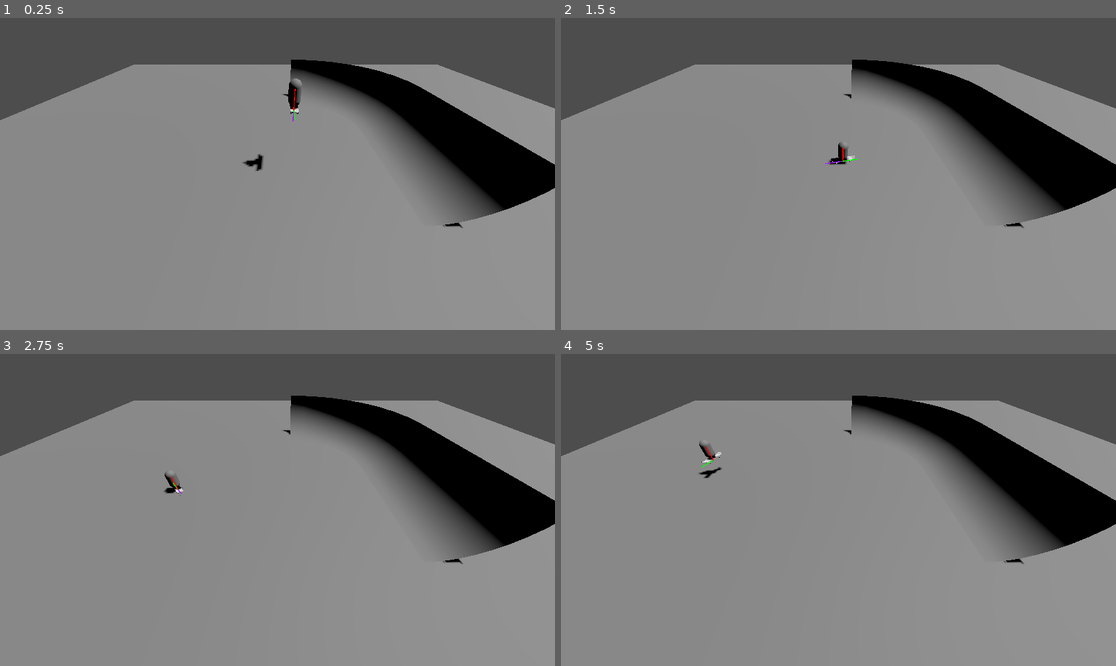
Above: before the commit, frames 1-4 (two rows, left to right).
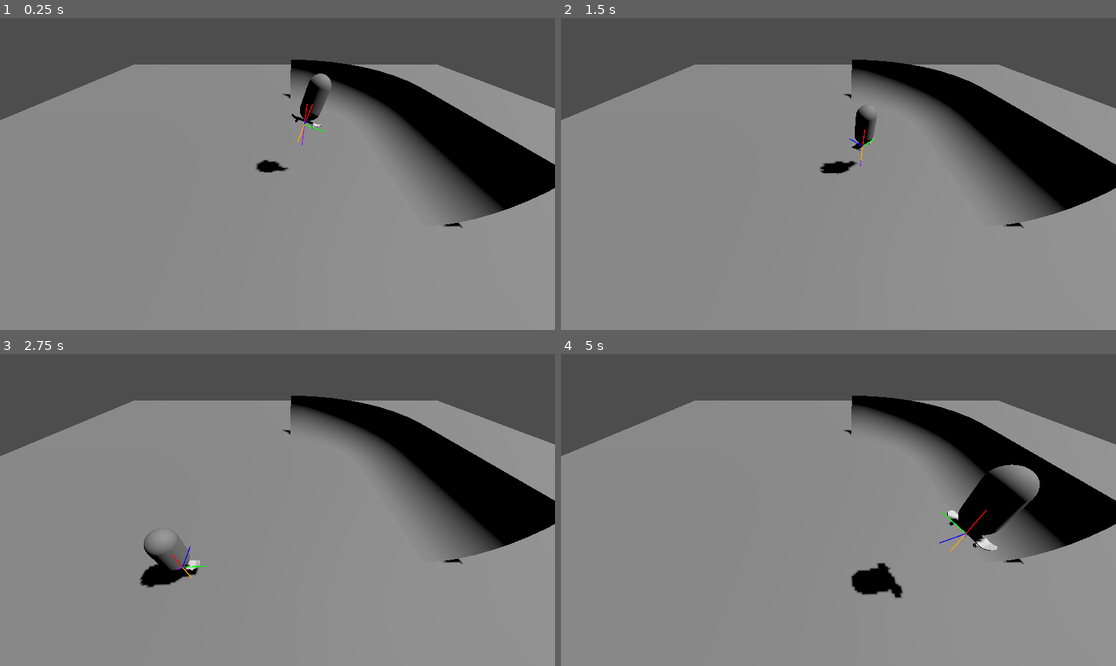
Above: after the commit, the same moments.

Repository: 3deric/GodotSkate
Game: Godot game, scene res://Scenes/testLevel.tscn
Same seed, same stepped clock (60 frames per second), same inputs: the game is played once before the commit and once after it.
Inputs:
- Up to frame 1 (0.25 s): no input
- Up to frame 2 (1.5 s): hold D (Right) 0.53-1.28 s; tap Space (Jump) at 0.77 s; hold S (Backward) from 1.28 s (still down)
- Up to frame 3 (2.75 s): tap Space (Jump) at 1.52 s; release S (Backward) at 2.03 s; hold D (Right) from 2.03 s (still down)
- Up to frame 4 (5 s): release D (Right) at 2.78 s; hold W (Forward) 2.78-3.53 s; tap Space (Jump) at 3.02, 3.77, 4.52 s; hold A (Left) from 3.53 s (still down)

The runs differ from the first frame. In frame 1, 1.0% of the frame differs, in the area x 43-60%, y 17-50%; in frame 2, 0.7%; in frame 3, 1.2%; in frame 4, 3.1%, in the area x 24-87%, y 28-79%.

Commit message:
Trying to build a custom player controller with raycasts

Diff:
--- a/Skategame/Scenes/character.tscn
+++ b/Skategame/Scenes/character.tscn
@@ -1,37 +1,23 @@
-[gd_scene load_steps=4 format=3 uid="uid://jy8gjnk4rgdg"]
+[gd_scene load_steps=4 format=3 uid="uid://bea47kckpvvbw"]
 
-[ext_resource type="PackedScene" uid="uid://h7ks2r24cnfi" path="res://Meshes/skateboard.glb" id="1_oqi3x"]
-
-[sub_resource type="CapsuleShape3D" id="CapsuleShape3D_cl402"]
+[ext_resource type="Script" path="res://Scripts/characterController.gd" id="1_rxnhj"]
+[ext_resource type="PackedScene" uid="uid://h7ks2r24cnfi" path="res://Meshes/skateboard.glb" id="2_gtr4q"]
 
 [sub_resource type="CapsuleMesh" id="CapsuleMesh_gsf53"]
 
-[node name="Character" type="RigidBody3D"]
-axis_lock_angular_x = true
-axis_lock_angular_y = true
-axis_lock_angular_z = true
-gravity_scale = 2.0
-continuous_cd = true
-
-[node name="CollisionShape3D" type="CollisionShape3D" parent="."]
-transform = Transform3D(1, 0, 0, 0, 1, 0, 0, 0, 1, 0, 1, 0)
-shape = SubResource("CapsuleShape3D_cl402")
+[node name="Character" type="Node3D" node_paths=PackedStringArray("floorC")]
+script = ExtResource("1_rxnhj")
+floorC = NodePath("floor_raycast")
 
 [node name="MeshInstance3D" type="MeshInstance3D" parent="."]
-transform = Transform3D(0.6, 0, 0, 0, 0.6, 0, 0, 0, 0.6, 0, 0.816679, 0)
+transform = Transform3D(1, 0, 0, 0, 1, 0, 0, 0, 1, 0, 1.25517, 0)
 mesh = SubResource("CapsuleMesh_gsf53")
 
-[node name="wheelRL" type="RayCast3D" parent="."]
-transform = Transform3D(0.999999, 0, 0, 0, 0.999999, 0, 0, 0, 1, 0.15, 0.1227, -0.421)
+[node name="floor_raycast" type="RayCast3D" parent="."]
+transform = Transform3D(0.999999, 0, 0, 0, 0.999999, 0, 0, 0, 1, 0, 0.595501, 0)
+hit_back_faces = false
+debug_shape_custom_color = Color(0.631373, 0.239216, 0.521569, 1)
+debug_shape_thickness = 1
 
-[node name="wheelRR" type="RayCast3D" parent="."]
-transform = Transform3D(0.999999, 0, 0, 0, 0.999999, 0, 0, 0, 1, -0.15, 0.1227, -0.421)
-
-[node name="skateboard" parent="." instance=ExtResource("1_oqi3x")]
+[node name="skateboard" parent="." instance=ExtResource("2_gtr4q")]
 transform = Transform3D(-4.37114e-08, 0, 1, 0, 1, 0, -1, 0, -4.37114e-08, 0, 0, 0)
-
-[node name="wheelFL" type="RayCast3D" parent="."]
-transform = Transform3D(0.999999, 0, 0, 0, 0.999999, 0, 0, 0, 1, 0.15, 0.1227, 0.431)
-
-[node name="wheelFR" type="RayCast3D" parent="."]
-transform = Transform3D(0.999999, 0, 0, 0, 0.999999, 0, 0, 0, 1, -0.15, 0.1227, 0.431)
--- a/Skategame/Scenes/characterBody3D.tscn
+++ b/Skategame/Scenes/characterBody3D.tscn
@@ -20,6 +20,7 @@
 
 [node name="MeshInstance3D" type="MeshInstance3D" parent="."]
 transform = Transform3D(0.6, 0, 0, 0, 0.6, 0, 0, 0, 0.6, 0, 0.816679, 0)
+layers = 2
 mesh = SubResource("CapsuleMesh_gsf53")
 
 [node name="floor_raycast" type="RayCast3D" parent="."]
--- a/Skategame/Scenes/testLevel.tscn
+++ b/Skategame/Scenes/testLevel.tscn
@@ -2,7 +2,7 @@
 
 [ext_resource type="ArrayMesh" uid="uid://busboldc1hut4" path="res://Meshes/pipe_straight_base_col.obj" id="1_8s6si"]
 [ext_resource type="ArrayMesh" uid="uid://bvonfakadtqro" path="res://Meshes/pipe_curve_base_col.obj" id="2_0h3ri"]
-[ext_resource type="PackedScene" uid="uid://cusyb3btl3nqe" path="res://Scenes/characterBody3D.tscn" id="4_d8v8c"]
+[ext_resource type="PackedScene" uid="uid://bea47kckpvvbw" path="res://Scenes/character.tscn" id="4_7b4x3"]
 [ext_resource type="PackedScene" uid="uid://cctt1un35hyco" path="res://Scenes/debugView.tscn" id="5_cf44f"]
 
 [sub_resource type="PlaneMesh" id="PlaneMesh_wnnvr"]
@@ -72,6 +72,5 @@
 camera = NodePath("../Camera3D")
 player = NodePath("../Character")
 
-[node name="Character" parent="." instance=ExtResource("4_d8v8c")]
-transform = Transform3D(1, 0, 0, 0, 1, 0, 0, 0, 1, -0.531666, 3.57653, -0.540884)
-wall_min_slide_angle = 0.436332
+[node name="Character" parent="." instance=ExtResource("4_7b4x3")]
+transform = Transform3D(0.232275, 0.281324, 0.931077, -0.217301, 0.948072, -0.232249, -0.948066, -0.148378, 0.281346, 0, 3.76068, 0)
--- a/Skategame/Scripts/characterController.gd
+++ b/Skategame/Scripts/characterController.gd
@@ -1,97 +1,70 @@
-extends RigidBody3D
+extends Node3D
 
-const maxVel = 5.0
-const acc = 35.0
-const rot = 1.0
-const jump = 7.0
+const acc = 0.5
+const grav = 0.5
+const jmpAcc = 0.2
+const rot = 10
+
+@export var floorC:RayCast3D = null
 
 var input = Vector3.ZERO
 var dir = Vector3.ZERO
-var floorDist = 10.0
-var fwdVel = 0.0
-var up =  Vector3.UP
-
-var jumping = false
-
-var wheelFR = null
-var wheelFL = null
-var wheelRL = null
-var wheelRR = null
-
-var cameraArm = null
-
-@export var debugView: Control
-
-# Called when the node enters the scene tree for the first time.
-func _ready():
-	wheelFR = get_node("wheelFR")
-	wheelFL = get_node("wheelFL")
-	wheelRL = get_node("wheelRL")
-	wheelRR = get_node("wheelRR")
-
-# Called every frame. 'delta' is the elapsed time since the previous frame.
-func _process(delta):
-	pass
+var vel = Vector3.ZERO
+var isOnFloor = false
+var xForm = null
 
 func _physics_process(delta):
 	_inputHandler()
-	dir = get_global_transform().basis.z
-	fwdVel = _getFwdVelocity(linear_velocity)
-	#floorDist = floorDetector.global_transform.origin.distance_to(floorDetector.get_collision_point())
-	var rotationOffset = 0.0
 
-	floorDist = _floorDist()
+	dir = global_transform.basis
+	if(floorC.is_colliding()):
+		isOnFloor = true
+	else:
+		isOnFloor =false
 
-	if (_isGrounded()):
-		#up = lerp(up,_getUpVector(), delta * 10.0)
-		up = _getUpVector()
-		global_transform.basis = _groundAlign(get_global_transform().basis, up)
-		linear_velocity = _killOrthogonalVelocity(linear_velocity)
-		apply_central_force(dir * acc * input.y)
-		apply_impulse(Vector3.UP * jump * input.z)
-		rotationOffset = remap(clamp(linear_velocity.length(), 0, 25), 0.0, 25.0,0.025, 0.05)
+	if(isOnFloor):
+		xForm = global_transform.basis
+		global_transform.basis = lerp(xForm,_groundAlign(xForm, floorC.get_collision_normal()),  delta * 30)
+		#killing vertical velocity when grounded
+		vel += Vector3.UP * vel.dot(Vector3.DOWN)
+		#rotation input
+		if input .x != 0:
+			rotate_y(input.x * rot * delta * 0.1)
+		#acceleration input and friction
+		if(input.y != 0):
+			vel += xForm.z * input.y * delta * acc
+		else:
+			vel *= 0.95
+
+		#jumping handling
+		if(input.z):
+			vel += Vector3.UP * jmpAcc
+				#killing vertical velocity, when grounded
+
+		vel = _killOrthogonalVelocity(xForm, vel)
+
 	else:
-		rotationOffset = 0.1
+		#rotation input while flying
+		if input .x != 0:
+			rotate_y(input.x * rot * delta)
+		vel += Vector3.DOWN * grav * delta
 
-	rotate_y(input.x * rot  * rotationOffset)
-
-	debugView._debugDraw(Vector3.ZERO, Vector3.UP, Color.GREEN)
-
-func _floorDist():
-	var distFR = wheelFR.global_transform.origin.distance_to(wheelFR.get_collision_point())
-	var distFL = wheelFL.global_transform.origin.distance_to(wheelFL.get_collision_point())
-	var distRL = wheelRL.global_transform.origin.distance_to(wheelRL.get_collision_point())
-	var distRR = wheelRR.global_transform.origin.distance_to(wheelRR.get_collision_point())
-	var floorDist = (distFR + distFL  + distRL + distRR) / 4
-	return floorDist
-
-func _getUpVector():
-	var up = (wheelFR.get_collision_normal()+wheelFL.get_collision_normal()+wheelRL.get_collision_normal()+wheelRR.get_collision_normal()) / 4
-	return up.normalized()
+	position += vel
 
 func _inputHandler():
 	input.x = int(Input.is_action_pressed("Left")) - int(Input.is_action_pressed("Right"))
 	input.y = int(Input.is_action_pressed("Forward")) - int(Input.is_action_pressed("Backward"))
 	input.z = int(Input.is_action_just_pressed("Jump"))
 
-func _killOrthogonalVelocity(velocity):
-	var fwd_vel = get_global_transform().basis.z * velocity.dot(get_global_transform().basis.z)
-	var ort_vel = get_global_transform().basis.x * velocity.dot(get_global_transform().basis.x)
-	var up_vel = Vector3.UP * velocity.dot(get_global_transform().basis.y)
-	velocity = fwd_vel + ort_vel * 0.75 + up_vel
-	return velocity
-
-func _isGrounded():
-	var grounded = false
-	if (floorDist < 0.5):
-		grounded = true
-	return grounded
-
-func _getFwdVelocity(velocity):
-	return (get_global_transform().basis.z * velocity.dot(get_global_transform().basis.z)).length()
-
 func _groundAlign(xform, normal):
 	xform.y = normal
 	xform.x = -xform.z.cross(normal)
 	xform = xform.orthonormalized()
 	return xform
+
+func _killOrthogonalVelocity(xForm, vel):
+	var fwdVel = xForm.z * vel.dot(xForm.z)
+	var ortVel = xForm.x * vel.dot(xForm.x)
+	var upVel = Vector3.UP * vel.dot(Vector3.UP)
+	vel = fwdVel + ortVel * 0.95 + upVel
+	return vel
--- a/Skategame/Scripts/debugView.gd
+++ b/Skategame/Scripts/debugView.gd
@@ -7,12 +7,12 @@
 	queue_redraw()
 
 func _draw():
-	_debugDraw(player.global_position, player.global_position + player.velocity * 0.25, Color.PURPLE)
+	_debugDraw(player.global_position, player.global_position + player.vel * 10, Color.PURPLE)
 	_debugDraw(player.global_position, player.global_position + Vector3.UP, Color.RED)
 	_debugDraw(player.global_position, player.global_position + player.transform.basis.z, Color.GREEN)
 	_debugDraw(player.global_position, player.global_position + player.transform.basis.y, Color.RED)
-	#_debugDraw(player.global_position, player.global_position - player.transform.basis.y, Color.ORANGE)
-	#_debugDraw(player.global_position, player.global_position + player.transform.basis.x, Color.BLUE)
+	_debugDraw(player.global_position, player.global_position - player.transform.basis.y, Color.ORANGE)
+	_debugDraw(player.global_position, player.global_position + player.transform.basis.x, Color.BLUE)
 	pass
 
 func _debugDraw(from, to, col):
